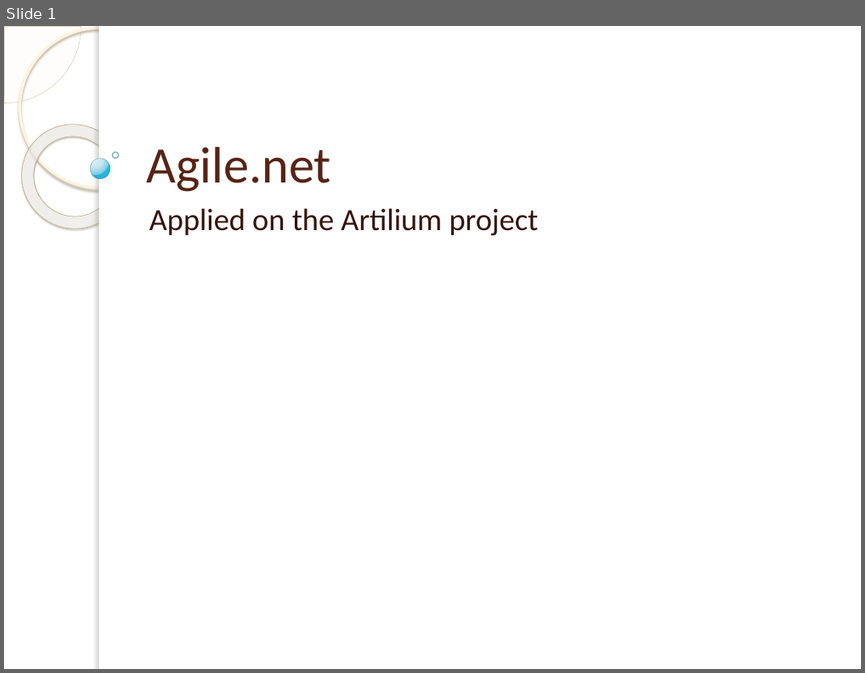
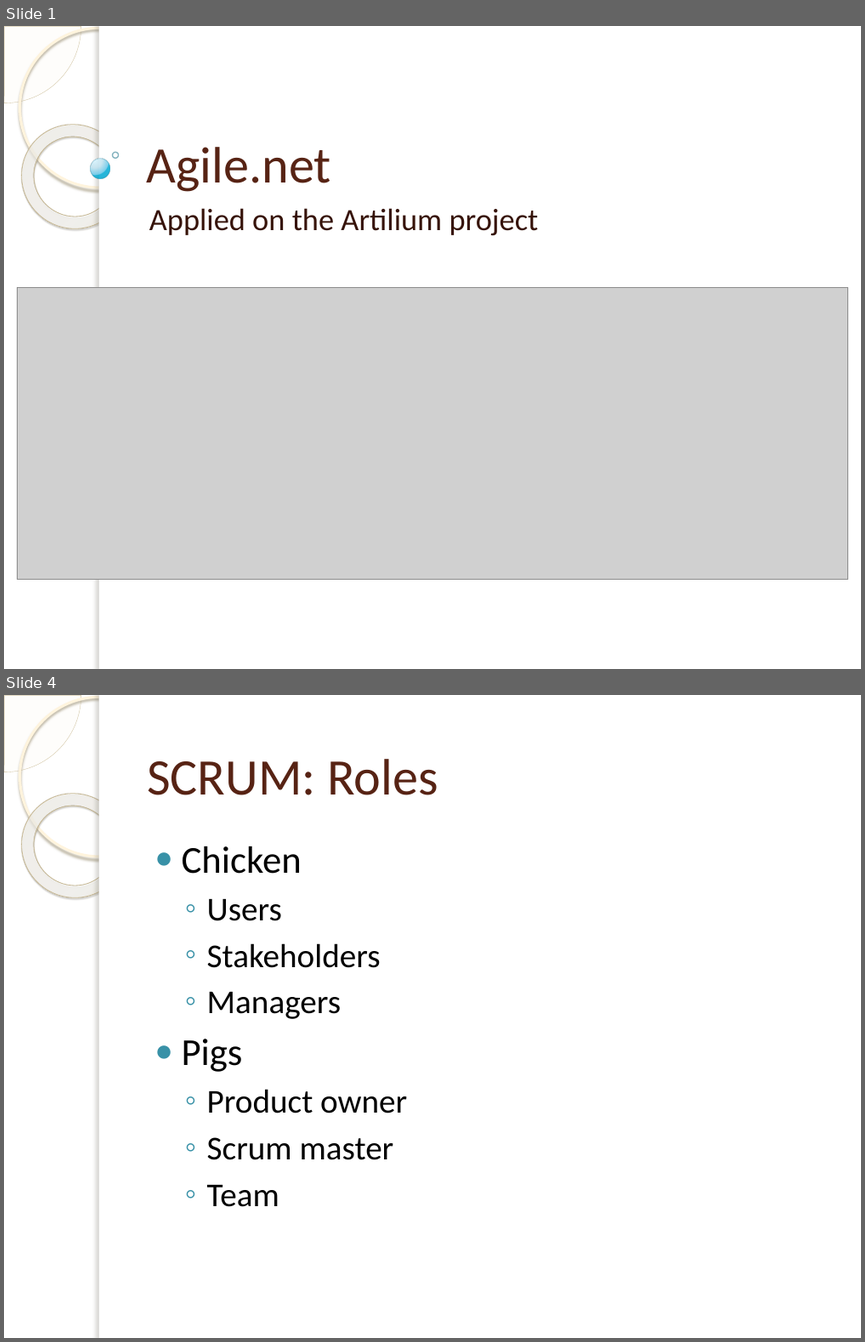
Before and after one commit to michelgrootjans/foresee, a slide deck: Agile.net/Agile.net.pptx. Shown one above the other, each under a label of ours: slide 1 before the commit, slides 1 and 4 after it; the slides between them are not shown. The pictures are 865x673 and 865x1342 pixels, drawn with LibreOffice and Linux fonts; fonts in the diff are those of the drawing; grey boxes stand for pictures; background and template pictures are left out. Boxes give left, top, right and bottom in pixels: in the first picture for what was removed or moved away, otherwise in the second. Text is boxed around its words. In the diff, an @@ line names an element or a change of style, - is before the commit and + after.

```diff
--- a/Agile.net/Agile.net.pptx
+++ b/Agile.net/Agile.net.pptx
@@ slide 4 added at (x1=4, y1=695, x2=861, y2=1338), background picture (left out); not listed: 5 template elements that a slide beside it also shows @@
@@ title added at (x1=147, y1=759, x2=438, y2=795), 43 pt, text #572314 @@
+SCRUM: Roles
@@ text added at (x1=182, y1=846, x2=407, y2=1207), 28 pt, text #000000 @@
+● Chicken
+  ◦ Users
+  ◦ Stakeholders
+  ◦ Managers
+● Pigs
+  ◦ Product owner
+  ◦ Scrum master
+  ◦ Team
@@ slide 1 changed as well @@
@@ picture added at (x1=18, y1=287, x2=848, y2=579) @@
```
Also in this commit, not shown: 5 other slides changed, 11 other slides added, 4 slides removed, 10 other files.
